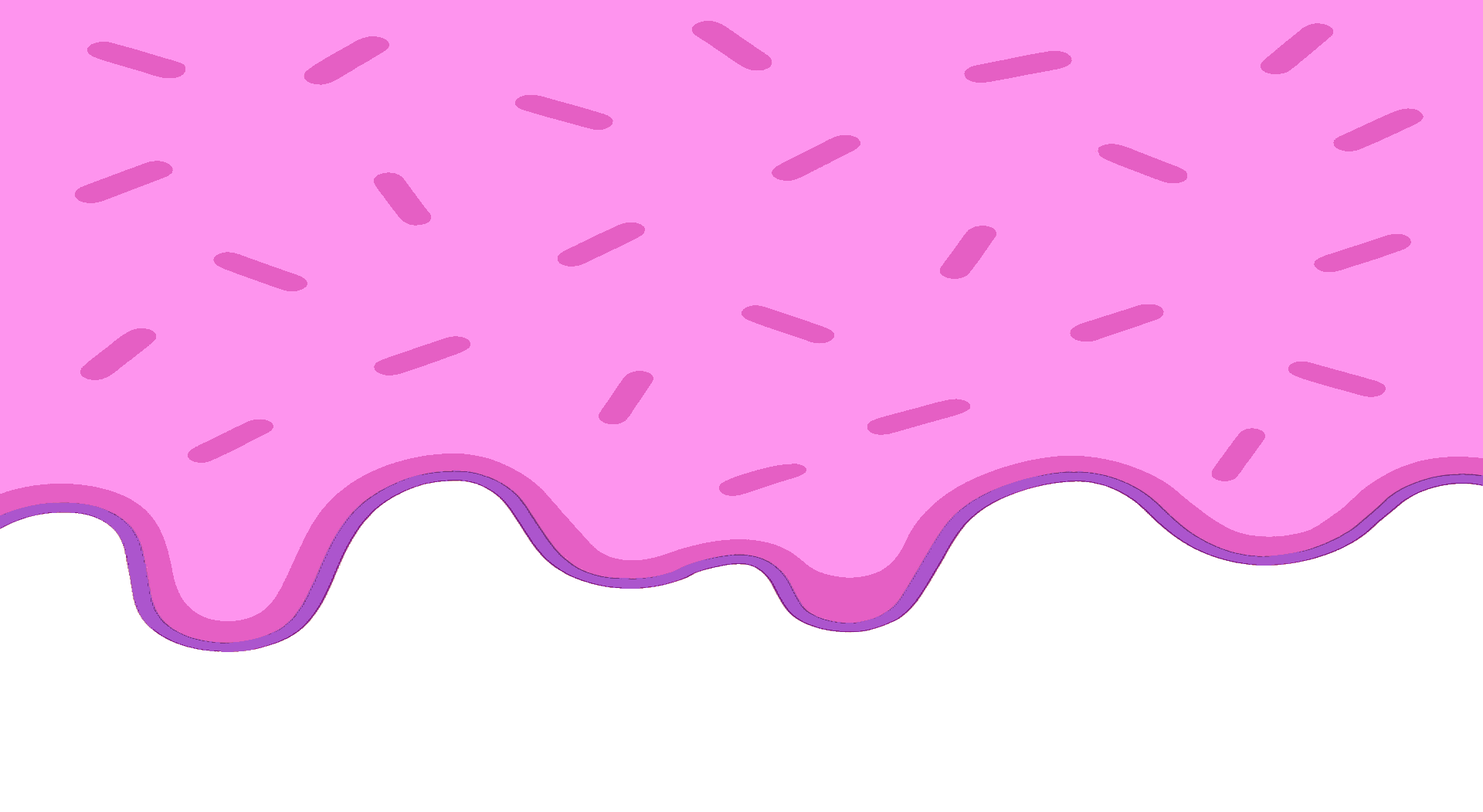
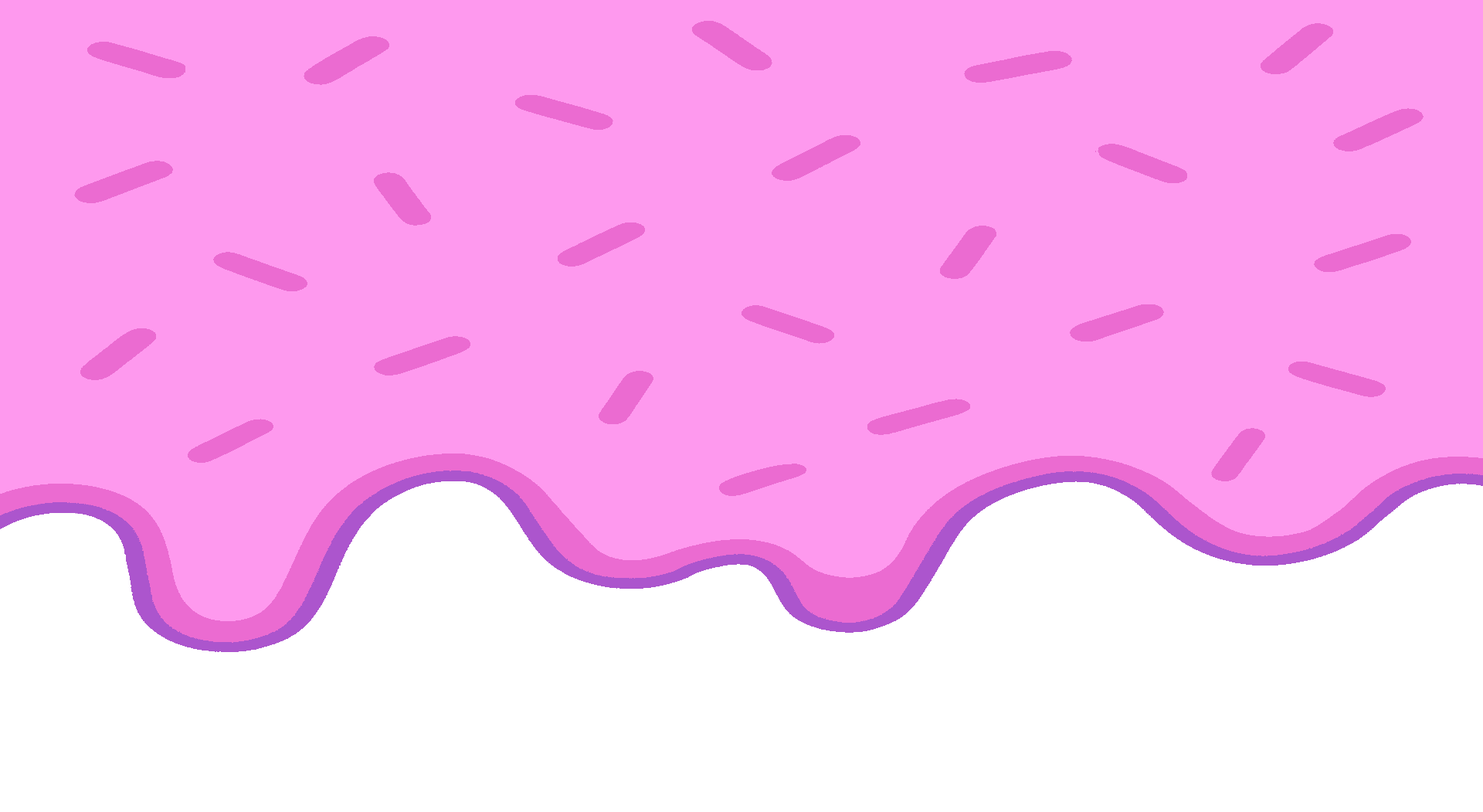
Before/after of a w=1483, h=812 layered artwork. What changed in the layer stack:
painted on "polewa_d.png" over [0, 0, 1483, 652]
